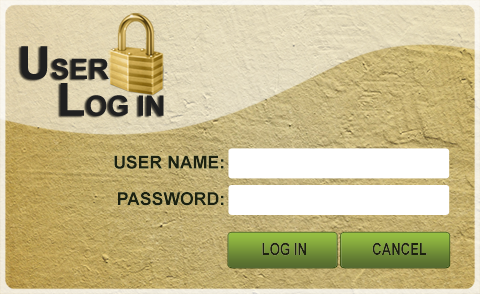
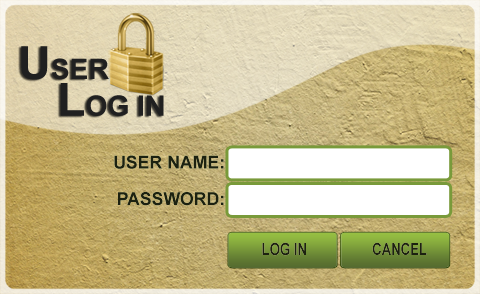
Layered file, before and after one edit (w=480, h=294). Changes by layer:
pixels changed over [225, 145, 453, 218] (layer not identified)
